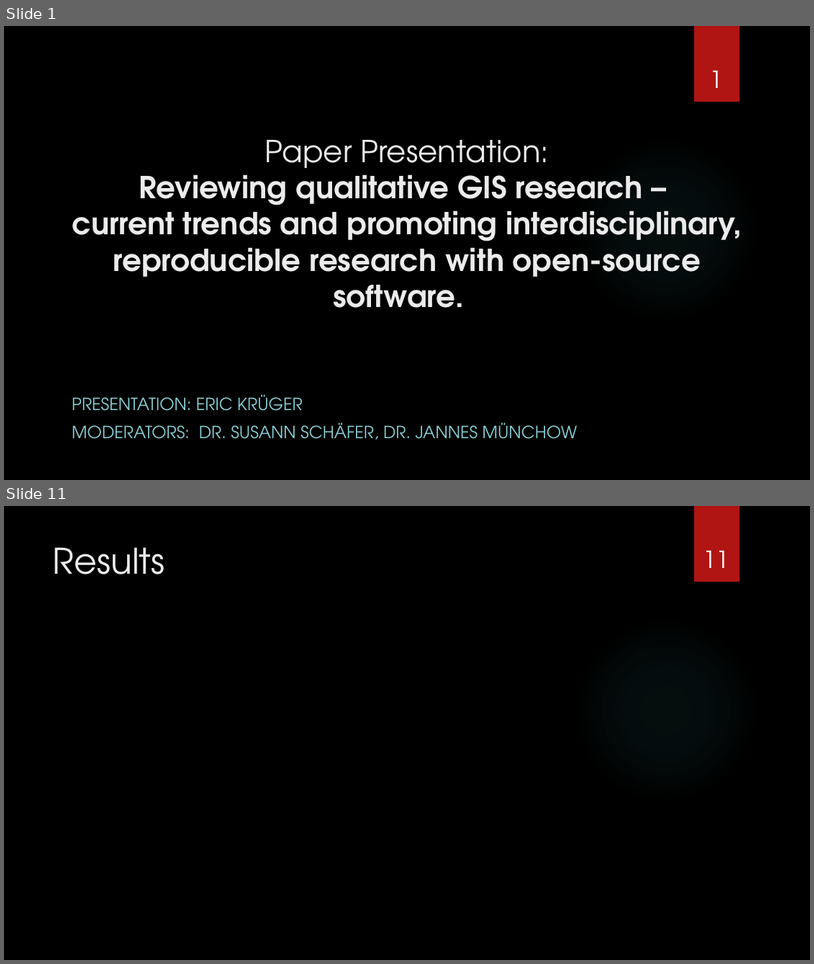
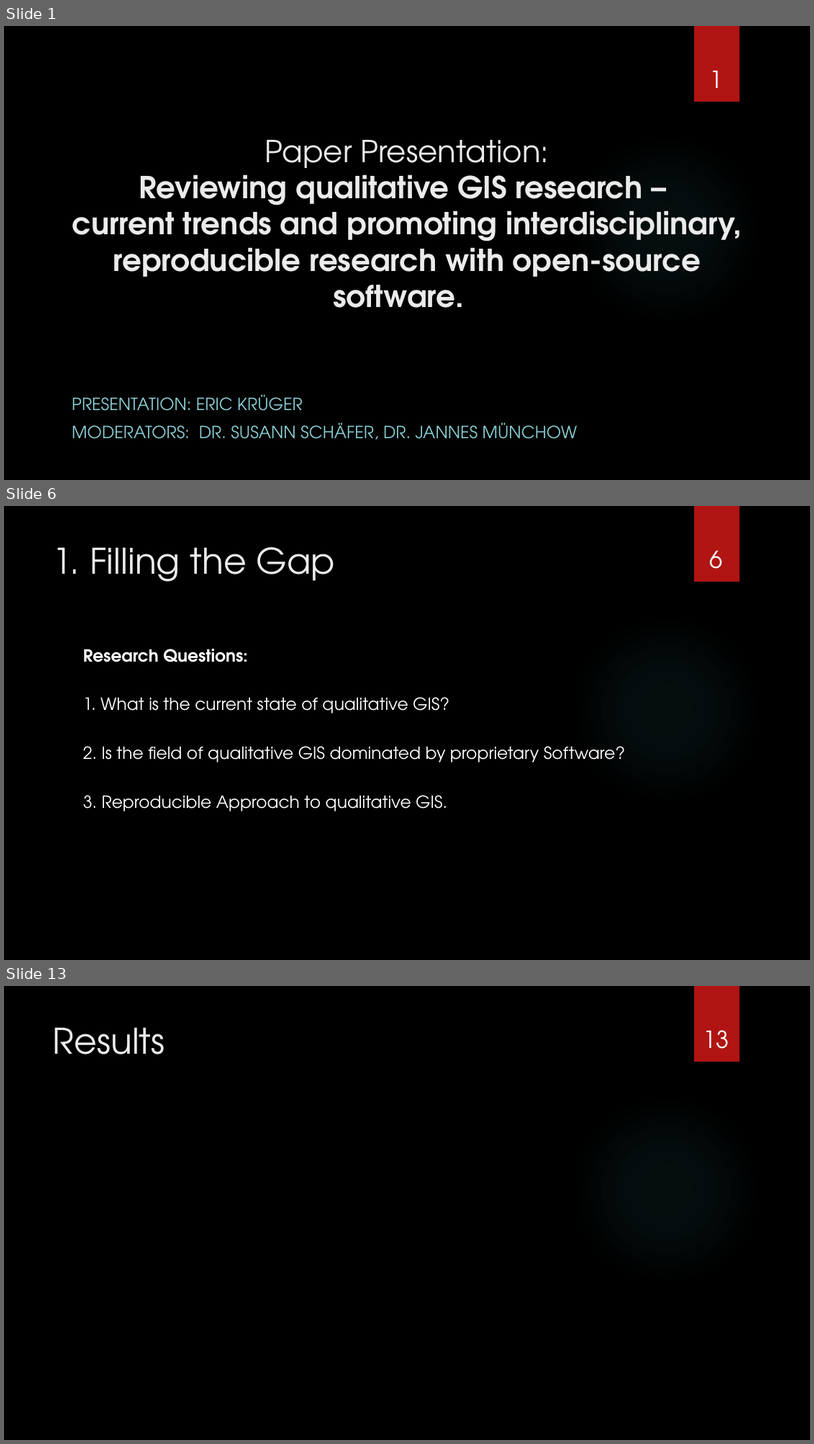
Before and after one commit to nuest/qual_gis, a slide deck: presentation/vortrag_qual_gis.pptx. Shown one above the other, each under a label of ours: slides 1 and 11 before the commit, slides 1, 6 and 13 after it; the slides between them are not shown. The pictures are 814x964 and 814x1444 pixels, drawn with LibreOffice and Linux fonts; fonts in the diff are those of the drawing; background and template pictures are left out. Boxes give left, top, right and bottom in pixels: in the first picture for what was removed or moved away, otherwise in the second. Text is boxed around its words. In the diff, an @@ line names an element or a change of style, - is before the commit and + after.

```diff
--- a/presentation/vortrag_qual_gis.pptx
+++ b/presentation/vortrag_qual_gis.pptx
@@ slide 6 added at (4, 506, 810, 960), background picture (left out); not listed: 2 template elements that a slide beside it also shows @@
@@ title added at (53, 547, 335, 582), 42 pt, text #EBEBEB @@
+1. Filling the Gap
@@ page number added at (710, 551, 723, 569), 28 pt, text #FFFFFF @@
+6
@@ text added at (83, 649, 625, 811), 20 pt, text #FFFFFF @@
+Research Questions:
+1. What is the current state of qualitative GIS?
+2. Is the field of qualitative GIS dominated by proprietary Software?
+3. Reproducible Approach to qualitative GIS.
@@ what was slide 11 is now slide 13 @@
@@ page number at (703, 1030, 729, 1049): text changed @@
-11
+13
```
Also in this commit, not shown: 6 slides changed, 4 other slides added, 3 slides removed.
